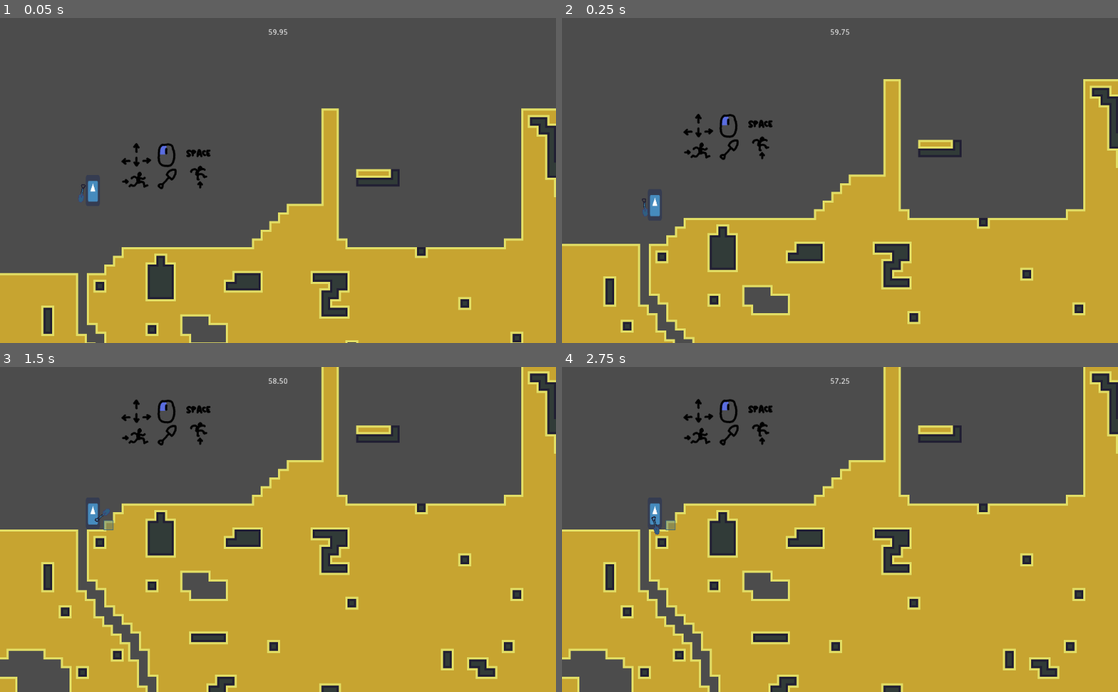
Above: before the commit, frames 1-4 (two rows, left to right).
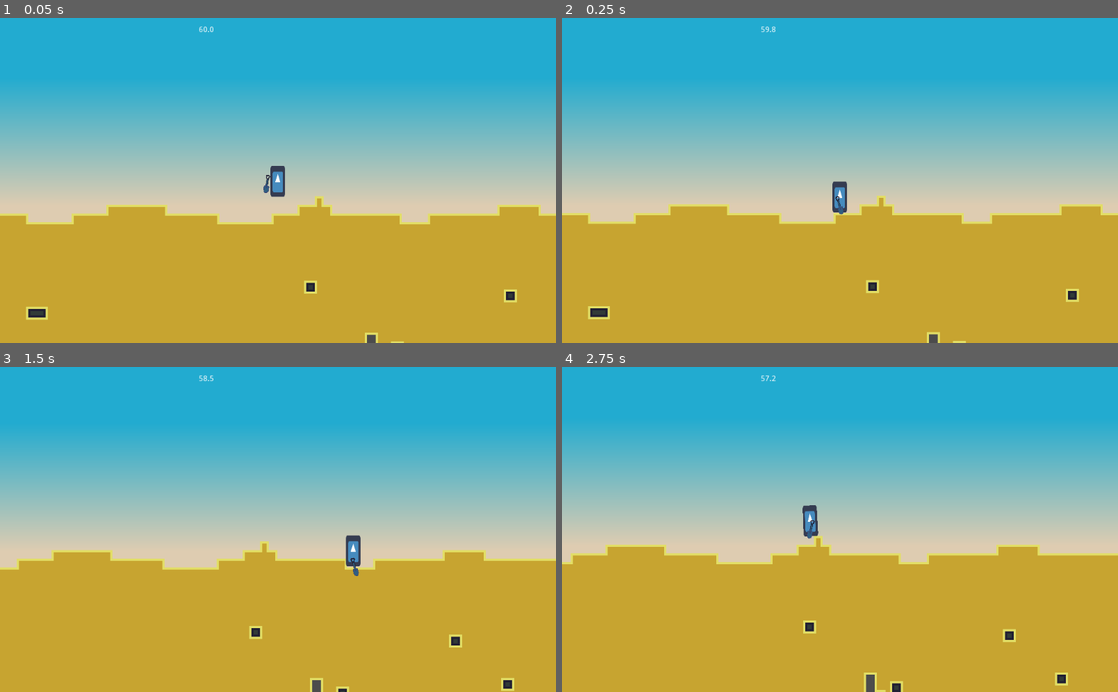
Above: after the commit, the same moments.

Repository: Eptwalabha/ld48
Game: Godot game, scene res://scenes/levels/map/CompetitionLevel.tscn
The game is run twice, just before and just after one commit, with the same random seed, the same clock (stepped at 60 frames per second) and the same inputs. Before the commit the project starts from res://scenes/levels/LevelBase.tscn. The engine's default icon, where the game draws it, is replaced by a stand-in: a white triangle on a blue panel in a dark square.
Inputs (mouse positions are in pixels of both pictures, inside the frame that each line leads up to):
- Up to frame 1 (0.05 s): no input
- Up to frame 2 (0.25 s): no input
- Up to frame 3 (1.5 s): move the mouse to (400, 513) at 0.52 s; hold E (action) 0.53-1.28 s; hold Right (move_right) from 0.53 s (still down); tap Space (move_jump) at 0.77 s; move the mouse to (166, 545) at 1.27 s; tap E (action) at 1.35 s
- Up to frame 4 (2.75 s): tap Space (move_jump) at 1.52 s; move the mouse to (895, 458) at 2.02 s; release Right (move_right) at 2.03 s; hold Left (move_left) from 2.03 s (still down); hold E (action) from 2.03 s (still down)

The runs differ from the first frame. In frame 1, 75% of the frame differs, in the area x 0-100%, y 0-100%; in frame 2, 68%; in frame 3, 66%; in frame 4, 64%.

Commit message:
add PlayerTool

Diff:
--- a/project.godot
+++ b/project.godot
@@ -40,6 +40,11 @@
 "path": "res://scenes/player/Player.gd"
 }, {
 "base": "Node2D",
+"class": "PlayerTool",
+"language": "GDScript",
+"path": "res://scenes/player/tools/PlayerTool.gd"
+}, {
+"base": "PlayerTool",
 "class": "Shovel",
 "language": "GDScript",
 "path": "res://scenes/player/tools/Shovel.gd"
@@ -51,6 +56,7 @@
 "LevelBase": "",
 "MapTrigger": "",
 "Player": "",
+"PlayerTool": "",
 "Shovel": ""
 }
 
@@ -62,7 +68,7 @@
 theme: \"Deeper and deeper\"
 author: eptwalabha
 date: 2021-04-24"
-run/main_scene="res://scenes/levels/LevelBase.tscn"
+run/main_scene="res://scenes/levels/map/CompetitionLevel.tscn"
 config/icon="res://icon.png"
 
 [autoload]
--- a/scenes/player/Player.gd
+++ b/scenes/player/Player.gd
@@ -8,10 +8,10 @@
 export(float) var j_tiles := 5.0
 export(int) var max_range := 3
 
-var shovel: Shovel = null
 
 var ShovelScene = preload("res://scenes/player/tools/Shovel.tscn")
 
+var shovel: Shovel = null
 onready var anim_tree : AnimationTree = $AnimationTree
 onready var throw_position: Position2D = $Pivot/Dirt
 var state_machine: AnimationNodeStateMachinePlayback
@@ -30,6 +30,9 @@
 var action_move_left: bool = false
 var action_move_right: bool = false
 
+var current_tool: PlayerTool = null
+
+
 func _ready():
 	initialize_tools()
 	state_machine = anim_tree.get("parameters/playback")
@@ -43,6 +46,8 @@
 	if GameAutoload.is_shovel_unlocked:
 		shovel = ShovelScene.instance()
 		shovel.initialize(GameAutoload.player_tools["shovel"])
+		shovel.connect("throw", self, "_on_Shovel_throw")
+		current_tool = shovel
 
 func dig() -> void:
 	if is_digging():
@@ -123,16 +128,14 @@
 func is_realy_on_floor() -> bool:
 	return is_on_floor() or $FloorL.is_colliding() or $FloorM.is_colliding() or $FloorR.is_colliding()
 
-var initial_click: Vector2 = Vector2.ZERO
-
 func action_start(mouse: Vector2) -> void:
-	if shovel is Shovel:
-		initial_click = mouse
+	if current_tool != null:
+		current_tool.action_start(mouse)
 
 func action_end(mouse: Vector2) -> void:
-	if shovel is Shovel:
-		var diff = (initial_click - mouse).length()
-		if diff < 16:
-			return
-		var direction = (mouse - $Pivot/Dirt/Throw.global_position).normalized() * 800
-		emit_signal("throw_dirt_shovel", initial_click, direction, shovel)
+	if current_tool != null:
+		current_tool.action_end(mouse)
+
+func _on_Shovel_throw(from: Vector2, to: Vector2, force: int) -> void:
+	var direction = (to - $Pivot/Dirt/Throw.global_position).normalized() * force
+	emit_signal("throw_dirt_shovel", from, direction, shovel)
--- /dev/null
+++ b/scenes/player/tools/PlayerTool.gd
@@ -0,0 +1,7 @@
+class_name PlayerTool extends Node2D
+
+func action_start(_mouse: Vector2) -> void:
+	pass
+
+func action_end(_mouse: Vector2) -> void:
+	pass
--- a/scenes/player/tools/Shovel.gd
+++ b/scenes/player/tools/Shovel.gd
@@ -1,8 +1,12 @@
-class_name Shovel extends Node2D
+class_name Shovel extends PlayerTool
+
+signal throw(from, to, force)
 
 var filter: Array = []
 var radius: float = 1.0
 var reach: float = 5.0
+
+var start_position: Vector2 = Vector2.ZERO
 
 onready var BLOCK_TYPE = GameAutoload.BLOCK_TYPE
 onready var QUALITY = GameAutoload.TOOL_QUALITY
@@ -32,3 +36,9 @@
 			return 2.0
 		_:
 			return 0.5
+
+func action_start(mouse: Vector2) -> void:
+	start_position = mouse
+
+func action_end(mouse: Vector2) -> void:
+	emit_signal("throw", start_position, mouse, 800)
